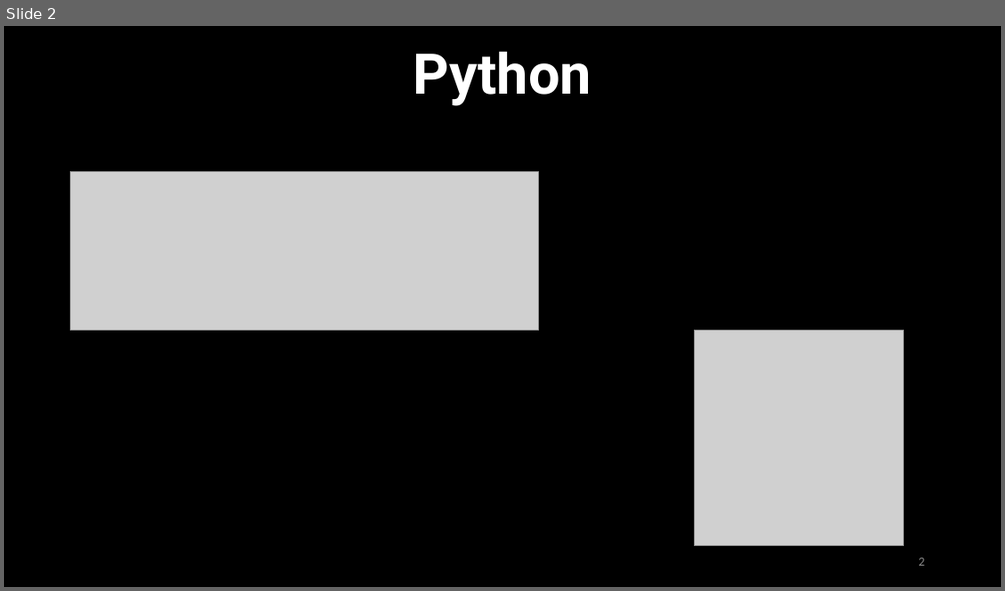
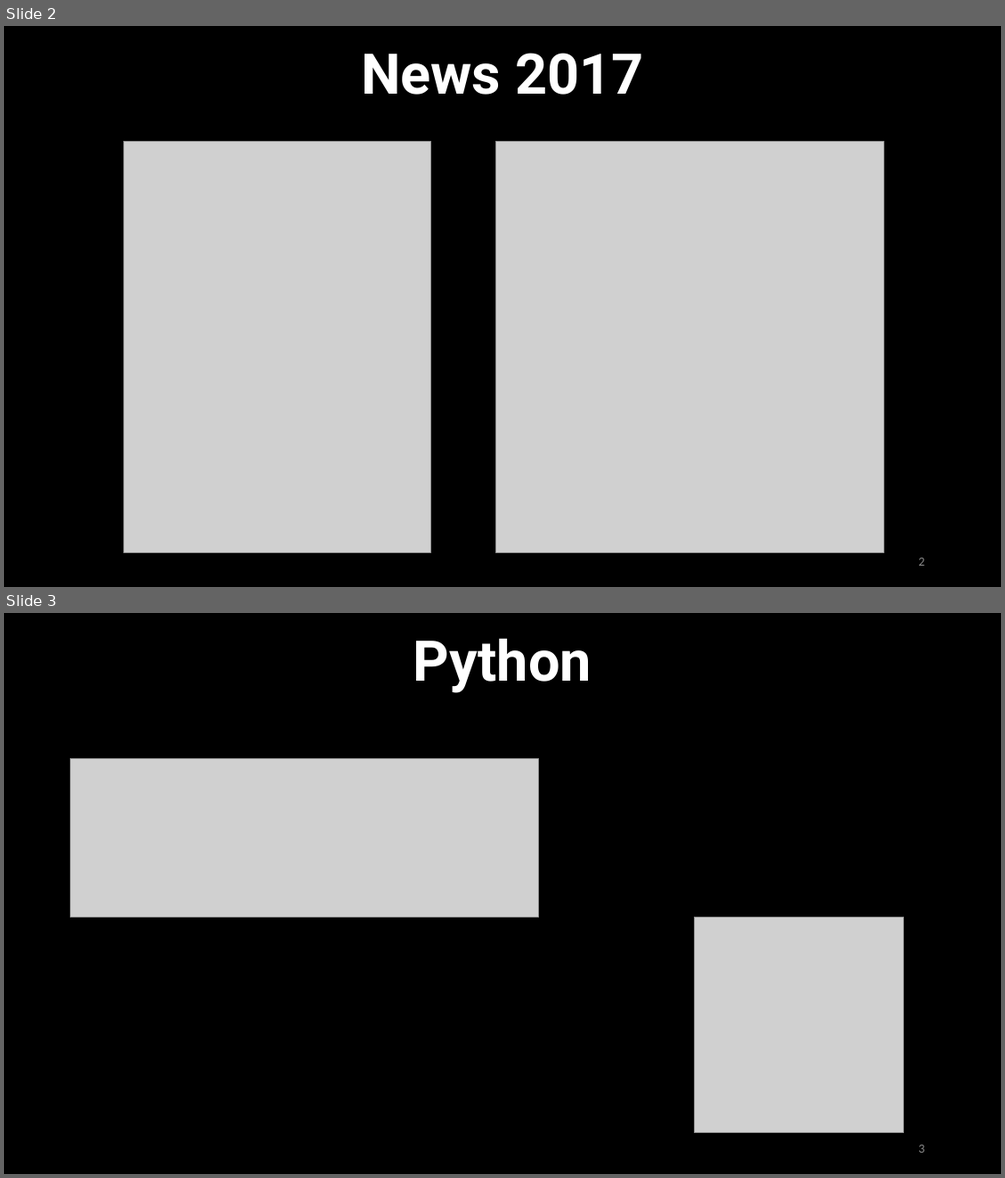
Before and after one commit to urcuqui/WhiteHat, a slide deck: Presentations/Club Hack1ng/Clase13-Python(23,10,2017).pptx. Shown one above the other, each under a label of ours: slide 2 before the commit, slides 2 and 3 after it. The pictures are 1005x591 and 1005x1178 pixels, drawn with LibreOffice and Linux fonts; fonts in the diff are those of the drawing; grey boxes stand for pictures. Boxes give left, top, right and bottom in pixels: in the first picture for what was removed or moved away, otherwise in the second. Text is boxed around its words. In the diff, an @@ line names an element or a change of style, - is before the commit and + after.

```diff
--- a/Presentations/Club Hack1ng/Clase13-Python(23,10,2017).pptx
+++ b/Presentations/Club Hack1ng/Clase13-Python(23,10,2017).pptx
@@ slide 2 added at (4, 26, 1001, 587), background #000000 @@
@@ text added at (361, 53, 643, 95), 54 pt, text #FFFFFF, bold @@
+News 2017
@@ picture added at (124, 141, 431, 553) @@
@@ picture added at (496, 141, 883, 553) @@
@@ page number added at (918, 557, 924, 565), 12 pt, text #8C8C8C @@
+2
@@ what was slide 2 is now slide 3 @@
```
Also in this commit, not shown: 7 other slides added, 2 slides removed, 1 other file.
